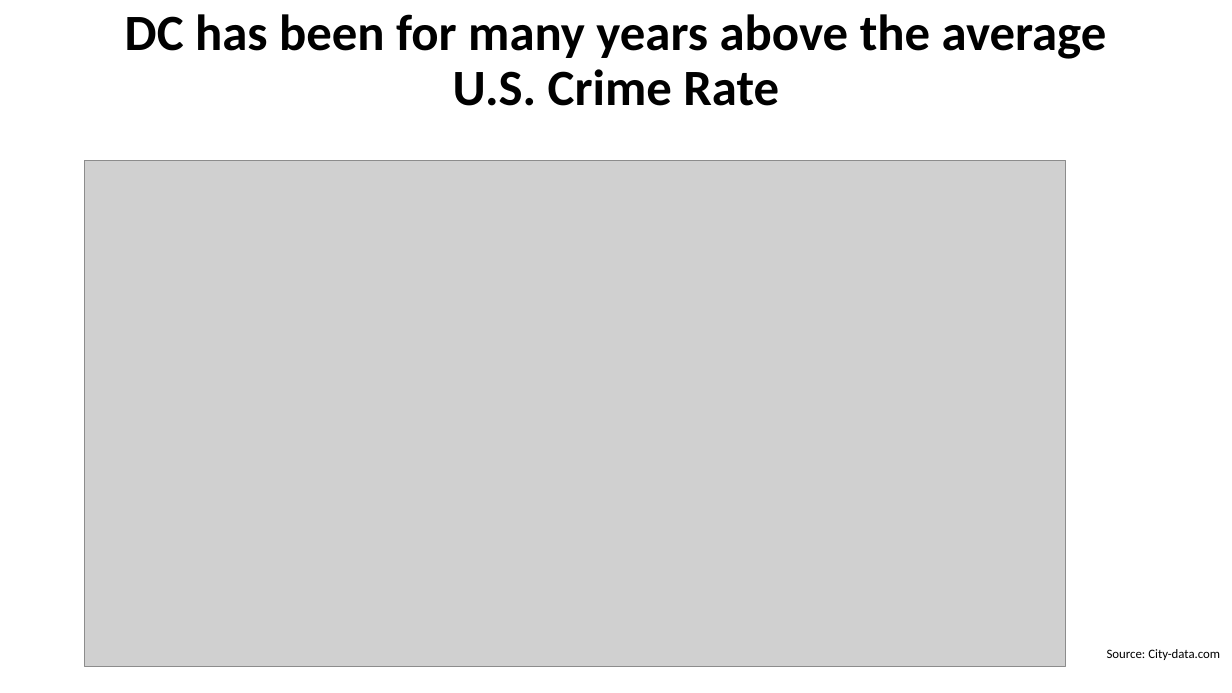
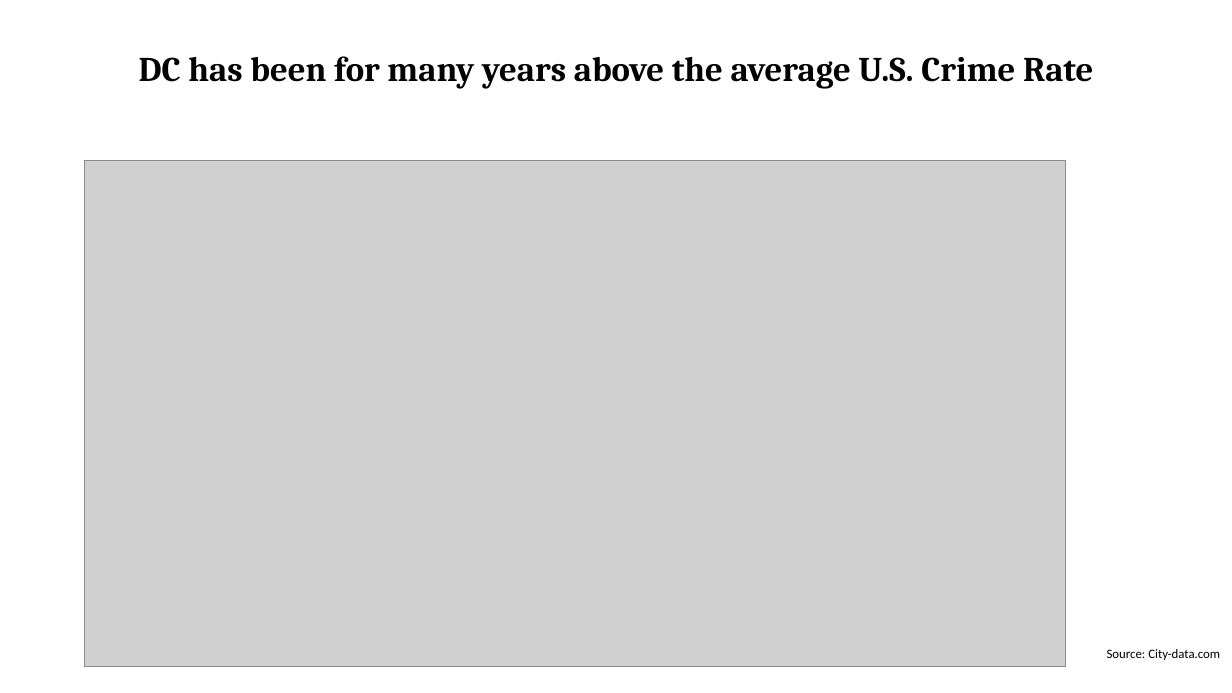
Before and after one commit to Yhuelcher/Crime-Project, a slide deck: slide 3 of Crime Prediction Project.pptx (slide 2 before the commit). Drawn at 1232x693 pixels with LibreOffice and Linux fonts; fonts in the diff are those of the drawing; grey boxes stand for pictures. Boxes give left, top, right and bottom in pixels: in the first picture for what was removed or moved away, otherwise in the second. Text is boxed around its words. In the diff, an @@ line names an element or a change of style, - is before the commit and + after.

```diff
--- a/Crime Prediction Project.pptx
+++ b/Crime Prediction Project.pptx
@@ title "DC has been for many ..." at [139, 56, 1093, 89]: size 39.6 to 27 pt, font Calibri to Cambria @@
```
Also in this commit, not shown: 5 other slides changed, 6 slides added, 1 slide removed, 1 other file.
